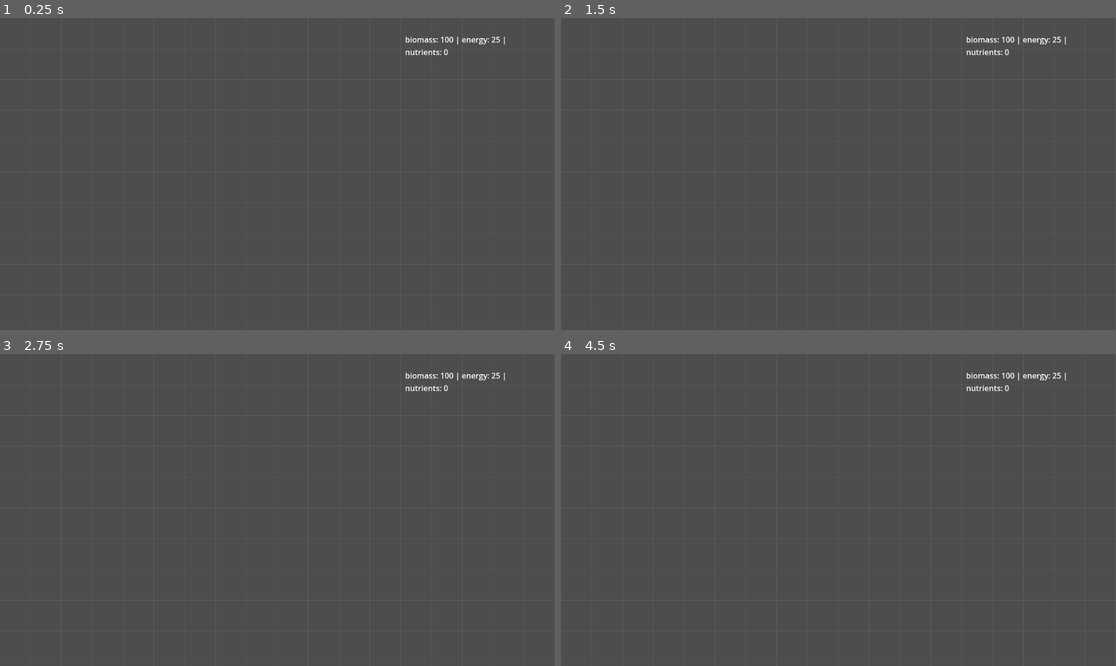
Above: before the commit, frames 1-4 (two rows, left to right).
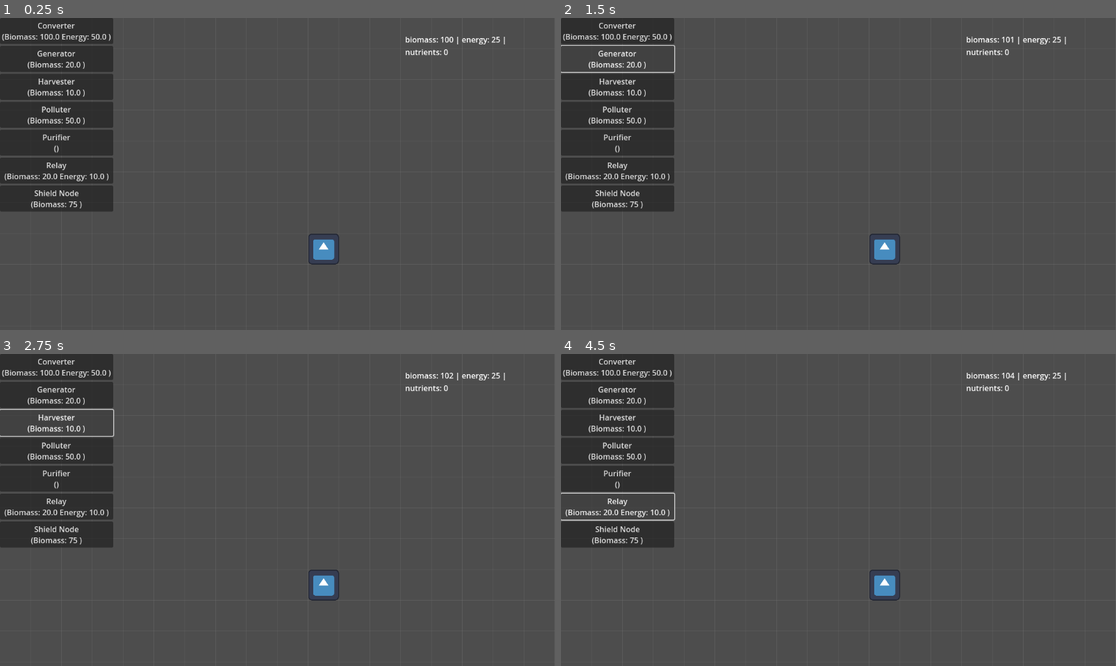
Above: after the commit, the same moments.

Repository: Chthonic-Studio/ld58
Game: Godot game, scene res://Scenes/main.tscn
Same seed, same stepped clock (60 frames per second), same inputs: the game is played once before the commit and once after it. This scene is started directly instead of the project's main scene. The engine's default icon, where the game draws it, is replaced by a stand-in: a white triangle on a blue panel in a dark square.
Inputs (mouse positions are in pixels of both pictures, inside the frame that each line leads up to):
- Up to frame 1 (0.25 s): no input
- Up to frame 2 (1.5 s): click (616, 30) at 0.5 s, where only the run after the commit has a clickable "Converter (Biomass: 100.0 Ene…"; click (616, 58) at 1.25 s, where only the run after the commit has a clickable "Generator (Biomass: 20.0 )"
- Up to frame 3 (2.75 s): click (55, 422) at 2 s, where only the run after the commit has a clickable "Harvester (Biomass: 10.0 )"
- Up to frame 4 (4.5 s): click (616, 450) at 2.75 s, where only the run after the commit has a clickable "Polluter (Biomass: 50.0 )"; click (616, 478) at 3.5 s, where only the run after the commit has a clickable "Purifier ()"; click (616, 506) at 4.25 s, where only the run after the commit has a clickable "Relay (Biomass: 20.0 Energy: …"

The runs differ from the first frame. In frame 1, 12% of the frame differs, in the area x 0-62%, y 0-80%; in frame 2, 10%; in frame 3, 10%; in frame 4, 10%.

Commit message:
Implement core tile upgrades and improve UI interactions
Added upgrade data to core tile resource and enabled upgrade-on-click functionality. Improved blight targeting logic, build panel button info, and ensured tile click signals are properly declared and connected. Also added a flexible metadata property to Tile_Data for future extensibility.

Diff:
--- a/Resources/Tiles/core.tres
+++ b/Resources/Tiles/core.tres
@@ -1,7 +1,28 @@
-[gd_resource type="Resource" script_class="Tile_Data" load_steps=2 format=3 uid="uid://kc0r52v1a05c"]
+[gd_resource type="Resource" script_class="Tile_Data" load_steps=3 format=3]
 
-[ext_resource type="Script" uid="uid://b7lrcpl2d8tl4" path="res://Scripts/tile_data.gd" id="1_hpsw5"]
+[ext_resource type="Script" path="res://Scripts/tile_data.gd" id="1_abcde"]
+[ext_resource type="Texture2D" path="res://icon.svg" id="2_fghij"]
 
 [resource]
-script = ExtResource("1_hpsw5")
-metadata/_custom_type_script = "uid://b7lrcpl2d8tl4"
+script = ExtResource("1_abcde")
+id = &"core"
+display_name = "The Core"
+category = &"core"
+cost = {}
+base_generation = {
+"biomass": 1.0
+}
+synergy_rules = {}
+texture = ExtResource("2_fghij")
+description = "The heart of your network. Generates a steady supply of Biomass. Click to upgrade."
+tags = Array[StringName]([&"unbuildable", &"core_tile"])
+is_defensive = false
+# --- NEW: Upgrade data is stored directly in the resource ---
+metadata = {
+"upgrade_level": 0,
+"upgrade_path": [
+	{"cost": {"biomass": 100}, "generation_bonus": {"biomass": 2.0}},
+	{"cost": {"biomass": 250}, "generation_bonus": {"biomass": 3.0}},
+	{"cost": {"energy": 150}, "generation_bonus": {"biomass": 5.0}}
+]
+}
--- a/Scripts/blight_manager.gd
+++ b/Scripts/blight_manager.gd
@@ -51,28 +51,41 @@
 
 # --- SPREAD/SPAWN LOGIC ---
 func _on_spawn_timer_timeout() -> void:
-	# --- CHANGE: This logic is now much more specific ---
-	var valid_targets: Array[Vector2i]
-	var all_placeable_tiles: Array[Vector2i]
+	# --- FIX: Overhaul of the targeting logic for clarity and correctness ---
+	var valid_non_core_targets: Array[Vector2i]
 
+	# First, find all tiles that could possibly be a target.
 	for pos in _grid_manager.grid:
-		# We're interested in all tiles that are not the Core
+		# A valid target must not be the Core, not already blighted, and not protected.
 		if not _grid_manager.grid[pos].tile_data.tags.has(&"core_tile"):
-			all_placeable_tiles.append(pos)
-			# A valid target is a non-core tile that is not yet blighted or protected
 			if not _blighted_cells.has(pos) and not _protected_cells.has(pos):
-				valid_targets.append(pos)
+				valid_non_core_targets.append(pos)
 
 	var target_pos: Vector2i
-	# If there are still non-core tiles to blight, pick one.
-	if not valid_targets.is_empty():
-		target_pos = valid_targets.pick_random()
-	# Else, if all non-core tiles are blighted, the ONLY target left is the Core.
-	elif all_placeable_tiles.size() == _blighted_cells.size() and _grid_manager.grid.has(_grid_manager.core_pos):
-		target_pos = _grid_manager.core_pos
-	# Otherwise, do nothing.
+
+	# If we found any valid non-core tiles to attack, proceed.
+	if not valid_non_core_targets.is_empty():
+		# This is where we can prioritize certain tiles, like Polluters.
+		var high_priority_targets: Array[Vector2i]
+		for pos in valid_non_core_targets:
+			if _grid_manager.grid[pos].tile_data.tags.has(&"attracts_blight"):
+				high_priority_targets.append(pos)
+
+		# If we have high-priority targets, pick one; otherwise, pick any valid target.
+		if not high_priority_targets.is_empty():
+			target_pos = high_priority_targets.pick_random()
+		else:
+			target_pos = valid_non_core_targets.pick_random()
+
+	# ELSE: If there are NO valid non-core targets left...
 	else:
-		return
+		# ...check if the Core itself is still alive. If so, it's the final target.
+		var core_pos = _grid_manager.core_pos
+		if _grid_manager.grid.has(core_pos) and not _blighted_cells.has(core_pos):
+			target_pos = core_pos
+		# If there are no non-core targets AND the core is already blighted or gone, do nothing.
+		else:
+			return
 
 	_blight_cell(target_pos)
 
--- a/Scripts/build_panel.gd
+++ b/Scripts/build_panel.gd
@@ -34,6 +34,22 @@
 
 		# For each tile, create a new button.
 		var button := Button.new()
+
+		# --- FIX: The following logic was missing ---
+		# Configure the button's text to show relevant info.
+		var cost_string = ""
+		for resource in tile_data.cost:
+			cost_string += "%s: %s " % [resource.capitalize(), tile_data.cost[resource]]
+
+		button.text = "%s\n(%s)" % [tile_data.display_name, cost_string]
+
+		# Connect the button's pressed signal to our handler, passing the specific tile_data.
+		button.pressed.connect(_on_tile_button_pressed.bind(tile_data))
+
+		# Add the newly created and configured button to the VBoxContainer.
+		add_child(button)
+
+
 # --- Signal Handlers ---
 
 # This function is called when any of the dynamically created tile buttons are pressed.
--- a/Scripts/grid_manager.gd
+++ b/Scripts/grid_manager.gd
@@ -62,6 +62,11 @@
 		add_child(tile_instance)
 		tile_instance.position = (pos * cell_size) + (cell_size / 2)
 		tile_instance.initialize(pos, tile_data)
+
+		# --- FIX: Connect to the newly created tile's click signal ---
+		# The GridManager should listen for clicks on the tiles it creates.
+		tile_instance.tile_clicked.connect(_on_any_tile_clicked)
+
 		grid[pos].node_instance = tile_instance
 	else:
 		push_warning("GridManager: tile_scene is not set! Cannot create visual tile.")
@@ -227,3 +232,15 @@
 			for key in output: output[key] *= factor
 		_:
 			pass
+
+# --- NEW SIGNAL HANDLER ---
+# This function is called when ANY tile on the grid is clicked.
+func _on_any_tile_clicked(pos: Vector2i) -> void:
+	# Check if the clicked tile is the Core and attempt to upgrade it.
+	if grid.has(pos) and grid[pos].tile_data.tags.has(&"core_tile"):
+		attempt_upgrade_core(pos)
+
+	# Future interactions with other tiles could be added here.
+	# For example:
+	# elif grid.has(pos) and grid[pos].tile_data.category == &"some_other_interactive_tile":
+	#     _do_something_else(pos)
--- a/Scripts/tile.gd
+++ b/Scripts/tile.gd
@@ -4,16 +4,22 @@
 class_name Tile
 extends Node2D
 
-# Emitted when this tile is clicked, sending its grid position.
+# --- FIX: The signal was being emitted but was never declared. ---
+# This is the fundamental cause of the cascading errors.
 signal tile_clicked(pos: Vector2i)
+
+# --- Node References ---
 @onready var input_area: Area2D = $InputArea
 
+# --- Properties ---
 # The grid position of this tile. Set by the GridManager upon placement.
 var grid_position: Vector2i
 
 # A reference to the TileData resource that defines this tile's properties.
 var tile_data: Tile_Data
 
+
+# --- GODOT ENGINE FUNCTIONS & INITIALIZATION ---
 
 # How to use:
 # When the GridManager creates a Tile scene instance, it should call this function
@@ -26,9 +32,16 @@
 	if sprite:
 		sprite.texture = tile_data.texture
 
-	# --- NEW: Connect the input event signal from the Area2D ---
+	# Connect the input event signal from the Area2D. This is the correct place for this.
 	input_area.input_event.connect(_on_input_event)
 
-func _on_input_event(_viewport, event: InputEvent, _shape_idx):
+
+# --- SIGNAL HANDLERS ---
+
+# This function is called when the Area2D detects any input event.
+func _on_input_event(_viewport: Viewport, event: InputEvent, _shape_idx: int) -> void:
+	# We only care about the left mouse button being pressed down.
 	if event is InputEventMouseButton and event.button_index == MOUSE_BUTTON_LEFT and event.is_pressed():
+		# The tile's only job is to announce that it was clicked and where it is.
+		# It does not decide what the click means.
 		tile_clicked.emit(grid_position)
--- a/Scripts/tile_data.gd
+++ b/Scripts/tile_data.gd
@@ -40,3 +40,7 @@
 
 ## A flag to identify if this tile has defensive properties (e.g., against Blight).
 @export var is_defensive: bool = false
+
+# --- FIX: Added the metadata property definition ---
+## A flexible dictionary for storing any extra data a tile might need, such as upgrade paths.
+@export var metadata: Dictionary = {}
